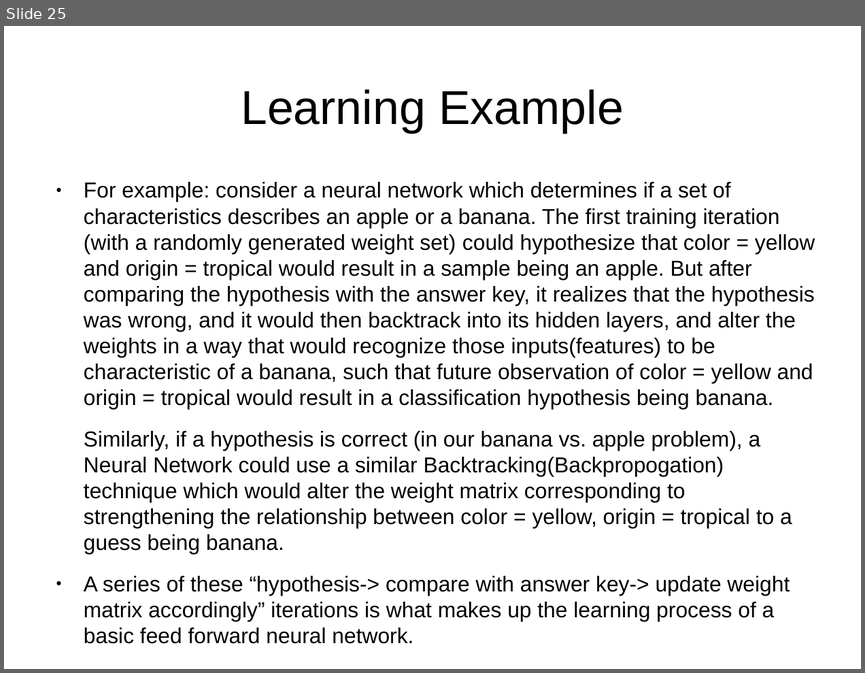
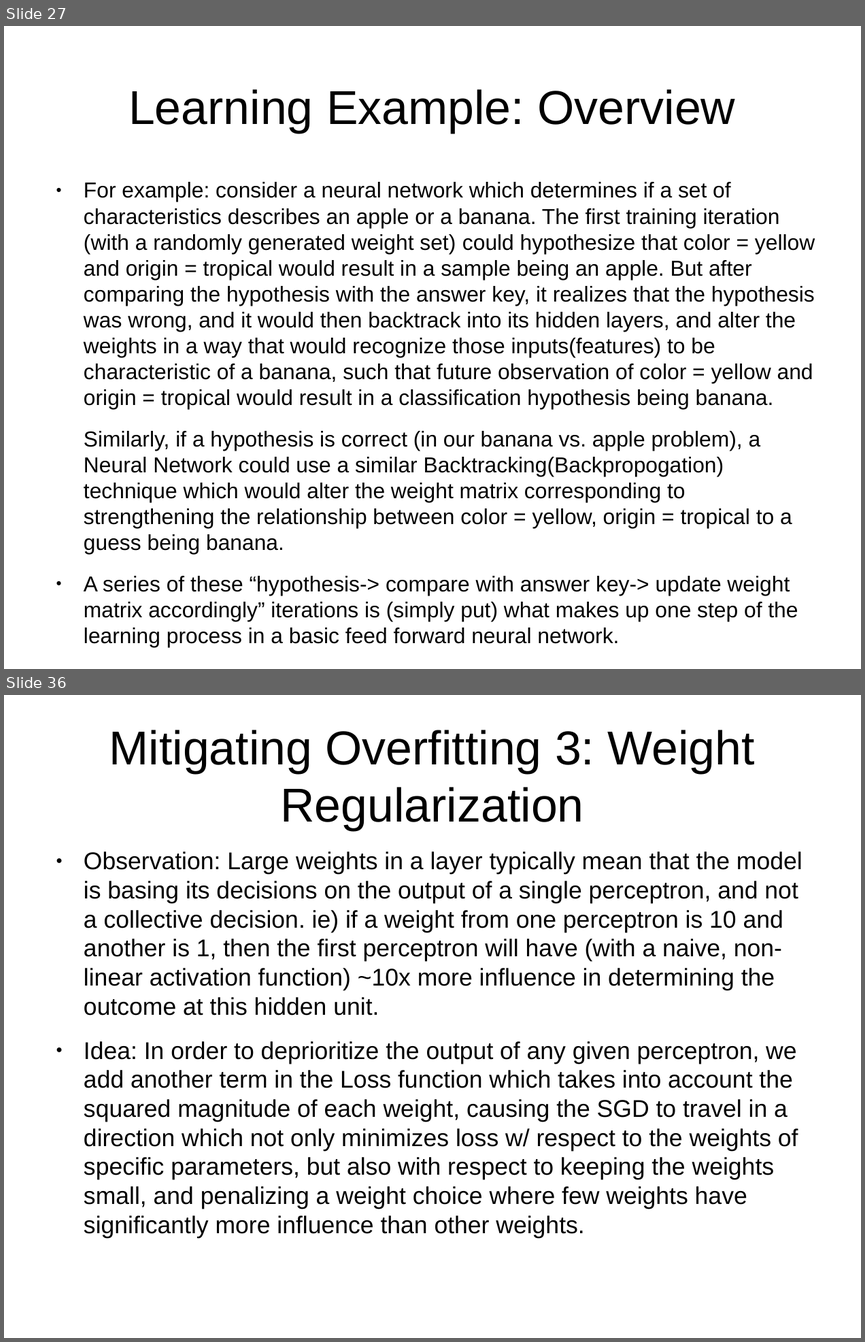
Before and after one commit to sofiabesenski4/MedicalLetterAI, a slide deck: Slides/Intro to Neural Nets and Deep Learning/1-slides.odp. Shown one above the other, each under a label of ours: slide 25 before the commit, slides 27 and 36 after it; the slides between them are not shown. The pictures are 865x673 and 865x1342 pixels, drawn with LibreOffice and Linux fonts; fonts in the diff are those of the drawing. Boxes give left, top, right and bottom in pixels: in the first picture for what was removed or moved away, otherwise in the second. Text is boxed around its words. In the diff, an @@ line names an element or a change of style, - is before the commit and + after.

Commit message:
finished the neural network introductory slides for Jan 25th meeting

```diff
--- a/Slides/Intro to Neural Nets and Deep Learning/1-slides.odp
+++ b/Slides/Intro to Neural Nets and Deep Learning/1-slides.odp
@@ slide 36 added at [4, 695, 861, 1338], background #FFFFFF @@
@@ title added at [109, 730, 755, 830], 44 pt, text #000000 @@
+Mitigating Overfitting 3: Weight Regularization
@@ text added at [84, 851, 802, 1208], 22.4 pt, text #000000 @@
+● Observation: Large weights in a layer typically mean that the model is basing its decisions on the output of a single perceptron, and not a collective decision. ie) if a weight from one perceptron is 10 and another is 1, then the first perceptron will have (with a naive, non-linear activation function) ~10x more influence in determining the outcome at this hidden unit.
+● Idea: In order to deprioritize the output of any given perceptron, we add another term in the Loss function which takes into account the squared magnitude of each weight, causing the SGD to travel in a direction which not only minimizes loss w/ respect to the weights of specific parameters, but also with respect to keeping the weights small, and penalizing a weight choice where few weights have significantly more influence than other weights.
@@ what was slide 25 is now slide 27 @@
@@ slide 27 changed as well @@
@@ title at [128, 89, 735, 133]: text changed @@
-Learning Example
+Learning Example: Overview
@@ text at [84, 575, 798, 647]: text changed @@
-● A series of these “hypothesis-> compare with answer key-> update weight matrix accordingly” iterations is what makes up the learning process of a basic feed forward neural network.
+● A series of these “hypothesis-> compare with answer key-> update weight matrix accordingly” iterations is (simply put) what makes up one step of the learning process in a basic feed forward neural network.
```
Also in this commit, not shown: 3 other slides changed, 24 other slides added, 13 slides removed, 1 other file.
